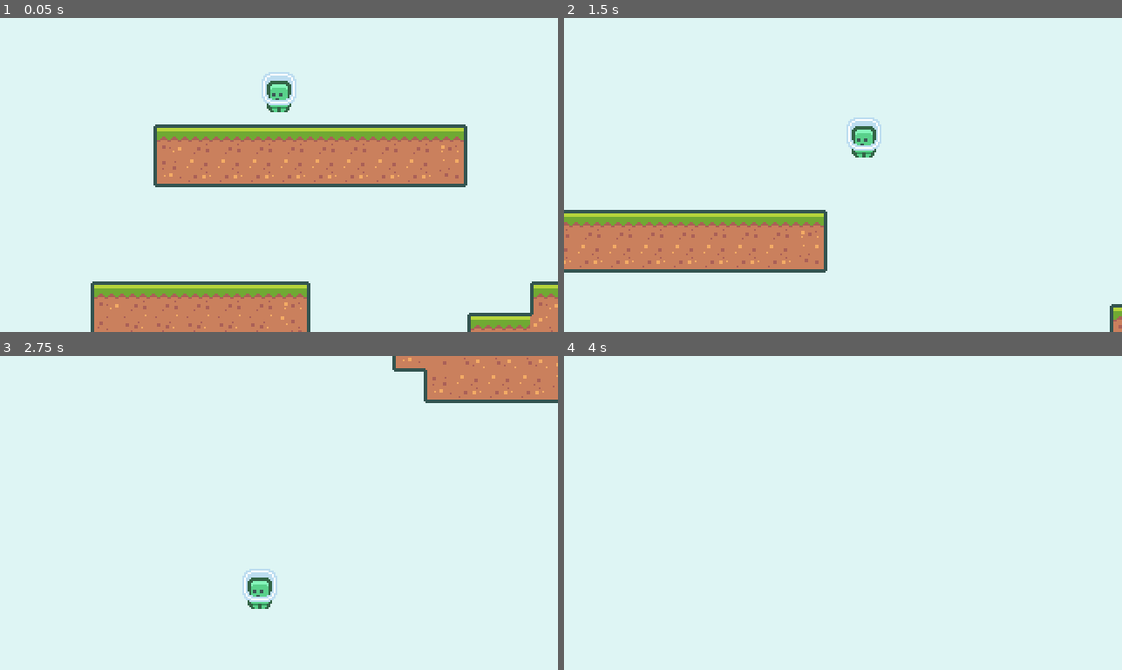
Above: before the commit, frames 1-4 (two rows, left to right).
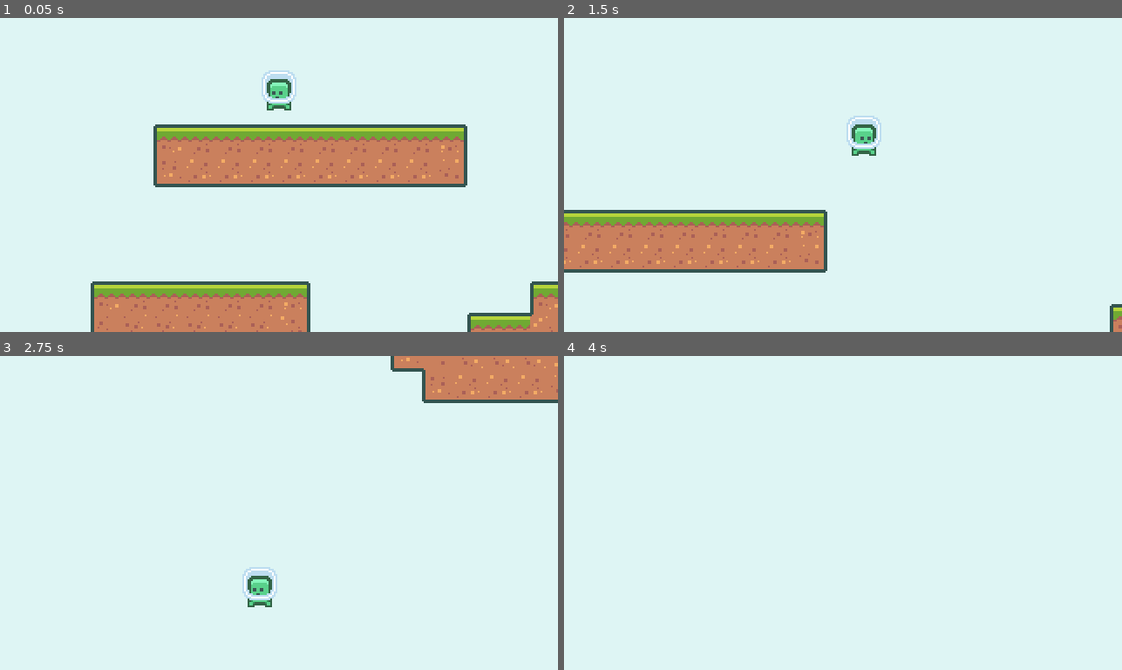
Above: after the commit, the same moments.

Repository: JG0328/2D-Platformer-Course
Game: Godot game, scene res://scenes/Main.tscn
Two runs of this game, one before a commit and one after it. Both use one fixed random seed, a clock stepped at 60 frames per second and the inputs below.
Inputs:
- Up to frame 1 (0.05 s): no input
- Up to frame 2 (1.5 s): hold W (jump) 0.53-1.28 s; hold D (move_right) from 0.53 s (still down); tap W (jump) at 1.35 s
- Up to frame 3 (2.75 s): tap W (jump) at 1.52, 1.82 s; release D (move_right) at 2.03 s; hold A (move_left) from 2.03 s (still down); hold W (jump) from 2.03 s (still down)
- Up to frame 4 (4 s): release A (move_left) at 2.78 s; release W (jump) at 2.78 s; hold D (move_right) from 2.78 s (still down); tap W (jump) at 2.85, 3.02, 3.32 s; hold W (jump) from 3.53 s (still down)

The runs differ from the first frame. In frame 1, 0.4% of the frame differs, in the area x 46-54%, y 16-30%; in frame 2, 0.4%; in frame 3, 0.7%, in the area x 43-100%, y 0-81%; in frame 4, nothing differs.

Commit message:
Added player animations

Diff:
--- a/scenes/Player.tscn
+++ b/scenes/Player.tscn
@@ -1,17 +1,37 @@
-[gd_scene load_steps=4 format=2]
+[gd_scene load_steps=6 format=2]
 
 [ext_resource path="res://scripts/Player.gd" type="Script" id=1]
 [ext_resource path="res://assets/player/character_0000.png" type="Texture" id=2]
+[ext_resource path="res://assets/player/character_0001.png" type="Texture" id=3]
+
+[sub_resource type="SpriteFrames" id=2]
+animations = [ {
+"frames": [ ExtResource( 2 ) ],
+"loop": true,
+"name": "idle",
+"speed": 5.0
+}, {
+"frames": [ ExtResource( 2 ), ExtResource( 3 ) ],
+"loop": true,
+"name": "run",
+"speed": 10.0
+}, {
+"frames": [ ExtResource( 3 ) ],
+"loop": true,
+"name": "jump",
+"speed": 5.0
+} ]
 
 [sub_resource type="RectangleShape2D" id=1]
-extents = Vector2( 5, 8 )
+extents = Vector2( 6, 8 )
 
 [node name="Player" type="KinematicBody2D" groups=["player"]]
 script = ExtResource( 1 )
 
-[node name="Sprite" type="Sprite" parent="."]
-position = Vector2( 0, -12 )
-texture = ExtResource( 2 )
+[node name="AnimatedSprite" type="AnimatedSprite" parent="."]
+frames = SubResource( 2 )
+animation = "idle"
+offset = Vector2( 0, -12 )
 
 [node name="CollisionShape2D" type="CollisionShape2D" parent="."]
 position = Vector2( 0, -8 )
--- a/scripts/Player.gd
+++ b/scripts/Player.gd
@@ -6,11 +6,6 @@
 var horizontalAcceleration = 2000
 var jumpSpeed = 360
 var jumpTerminationMultiplier = 4
-
-
-func _ready():
-	pass
-
 
 func _process(delta):
 	var moveVector = get_movement_vector()
@@ -28,7 +23,10 @@
 		velocity.y += gravity * jumpTerminationMultiplier * delta
 	else:
 		velocity.y += gravity * delta
+
 	velocity = move_and_slide(velocity, Vector2.UP)
+
+	update_animation()
 
 
 func get_movement_vector():
@@ -36,3 +34,16 @@
 	moveVector.x = Input.get_action_strength("move_right") - Input.get_action_strength("move_left")
 	moveVector.y = -1 if Input.is_action_just_pressed("jump") else 0
 	return moveVector
+
+func update_animation():
+	var moveVec = get_movement_vector()
+
+	if !is_on_floor():
+		$AnimatedSprite.play("jump")
+	elif moveVec.x != 0:
+		$AnimatedSprite.play("run")
+	else:
+		$AnimatedSprite.play("idle")
+
+	if moveVec.x != 0:
+		$AnimatedSprite.flip_h = true if moveVec.x > 0 else false
